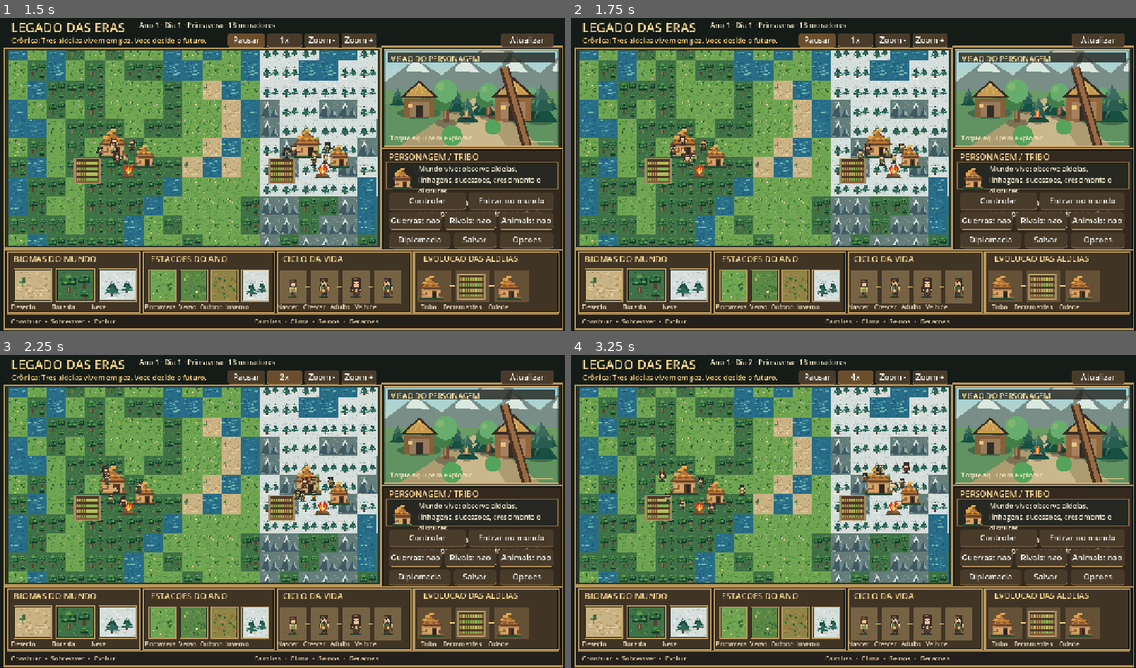
Above: before the commit, frames 1-4 (two rows, left to right).
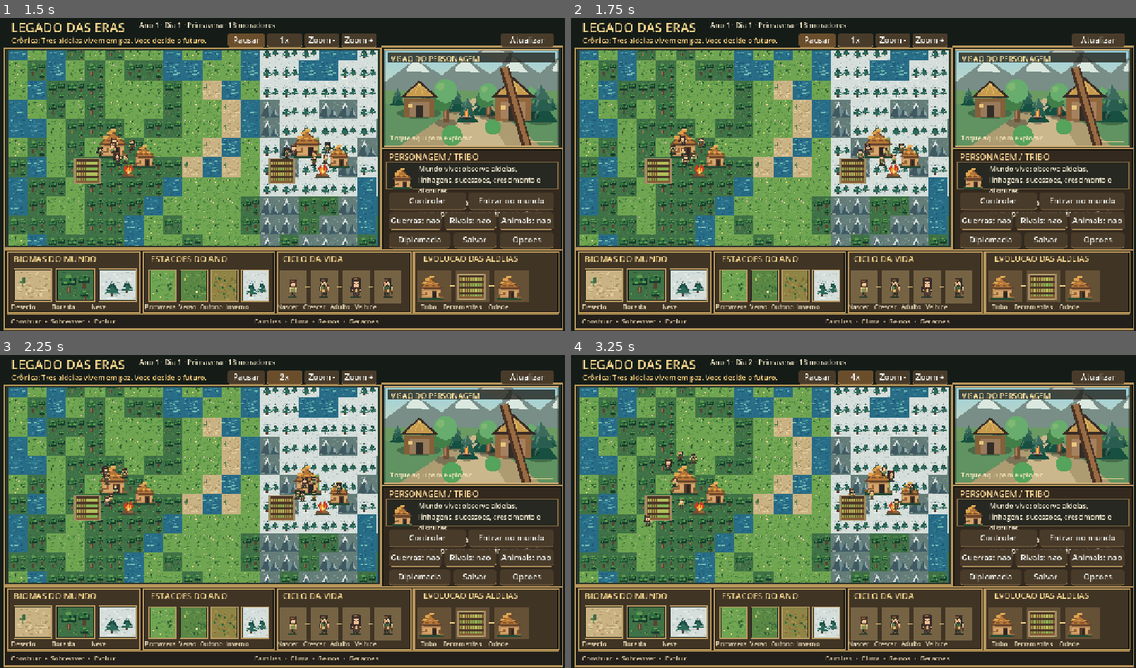
Above: after the commit, the same moments.

Repository: contateste123455667788994321-max/legados-das-eras
Game: Godot game, scene res://scenes/Main.tscn
Same seed, same stepped clock (60 frames per second), same inputs: the game is played once before the commit and once after it.
Inputs:
- Up to frame 1 (1.5 s): click "Pausar" at 0.5 s; click "Retomar" at 1.25 s
- Up to frame 2 (1.75 s): no input
- Up to frame 3 (2.25 s): click "1x" at 2 s
- Up to frame 4 (3.25 s): click "2x" at 2.75 s

Frame 1 is identical in both runs. In frame 2, less than 0.1% of the frame differs, in the area x 19-24%, y 38-47%; in frame 3, 0.2%; in frame 4, 0.7%, in the area x 12-61%, y 30-55%.

Commit message:
fix: maintain villager work destinations rather than overriding tasks with random wandering

Diff:
--- a/scripts/world.gd
+++ b/scripts/world.gd
@@ -291,9 +291,13 @@
 func _wander(actor: Dictionary, dt: float, pace: float) -> void:
 	actor["wander"] = float(actor["wander"]) - dt
 	if float(actor["wander"]) <= 0.0:
-		actor["target_x"] = clampf(float(actor["x"]) + rng.randf_range(-2.0, 2.0), 2.0, float(SIZE - 3))
-		actor["target_y"] = clampf(float(actor["y"]) + rng.randf_range(-2.0, 2.0), 2.0, float(SIZE - 3))
-		actor["wander"] = rng.randf_range(1.5, 4.0)
+		# Trabalho e descanso mantem o destino ate o proximo objetivo da IA.
+		if bool(actor.get("work_goal", false)):
+			actor["wander"] = rng.randf_range(1.5, 4.0)
+		else:
+			actor["target_x"] = clampf(float(actor["x"]) + rng.randf_range(-2.0, 2.0), 2.0, float(SIZE - 3))
+			actor["target_y"] = clampf(float(actor["y"]) + rng.randf_range(-2.0, 2.0), 2.0, float(SIZE - 3))
+			actor["wander"] = rng.randf_range(1.5, 4.0)
 	var toward := Vector2(float(actor["target_x"]) - float(actor["x"]), float(actor["target_y"]) - float(actor["y"]))
 	if toward.length() > 0.06:
 		var step := toward.normalized() * pace * dt
